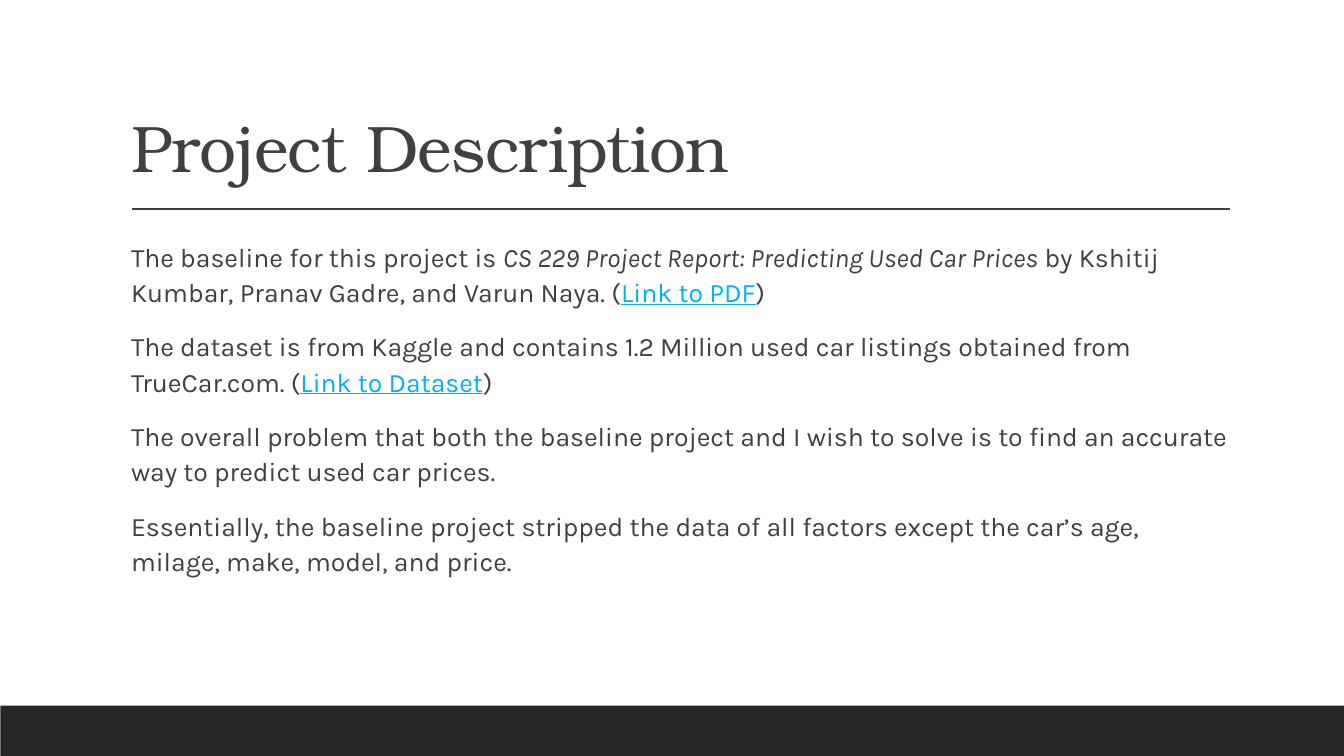
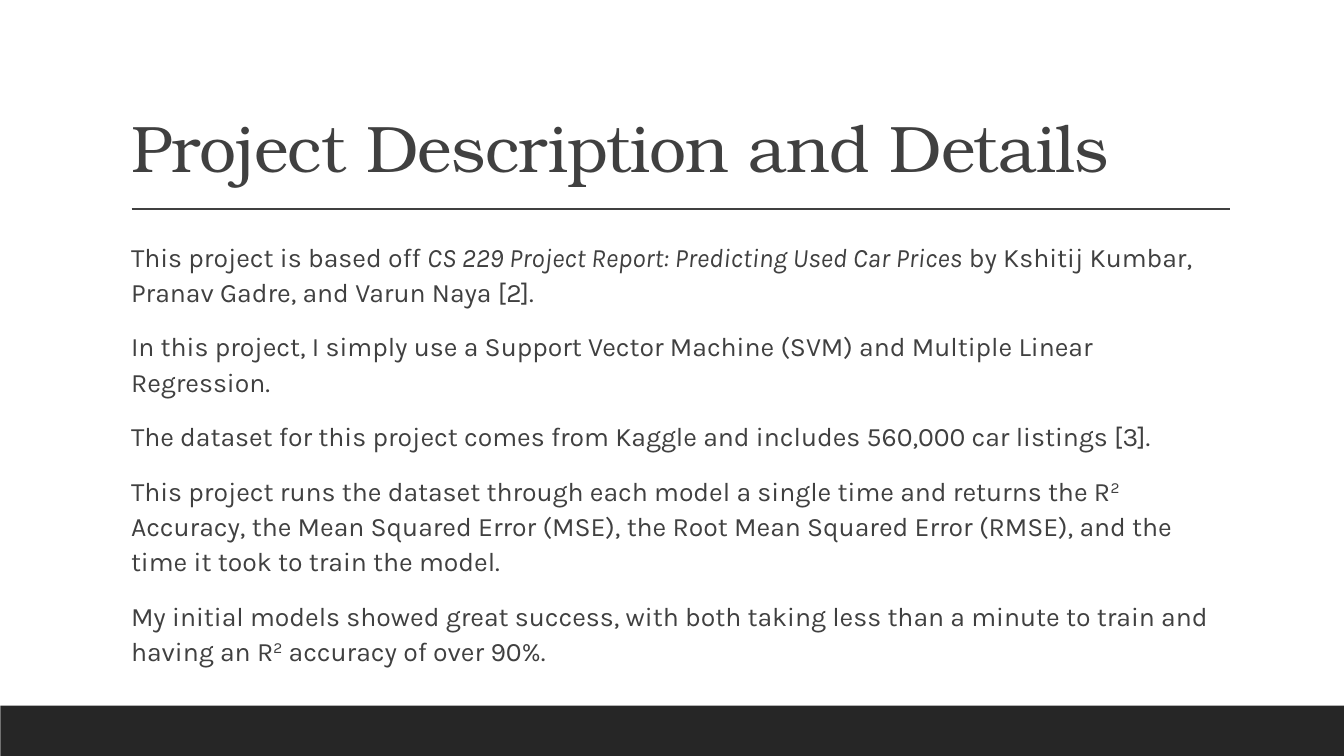
Before and after one commit to DesktopCoder1407/CS4267-MachineLearning, a slide deck: slide 4 of Project-Final Presentation-CS4267-Parker Smith.pptx (slide 5 before the commit). Drawn at 1344x756 pixels with LibreOffice and Linux fonts; fonts in the diff are those of the drawing. Boxes give left, top, right and bottom in pixels: in the first picture for what was removed or moved away, otherwise in the second. Text is boxed around its words. In the diff, an @@ line names an element or a change of style, - is before the commit and + after.

```diff
--- a/Project-Final Presentation-CS4267-Parker Smith.pptx
+++ b/Project-Final Presentation-CS4267-Parker Smith.pptx
@@ title at (x1=131, y1=125, x2=1109, y2=188): text changed @@
-Project Description
+Project Description and Details
@@ text at (x1=131, y1=248, x2=1207, y2=662): text changed @@
-  The baseline for this project is CS 229 Project Report: Predicting Used Car Prices by Kshitij Kumbar, Pranav Gadre, and Varun Naya. (Link to PDF)
-  The dataset is from Kaggle and contains 1.2 Million used car listings obtained from TrueCar.com. (Link to Dataset)
-  The overall problem that both the baseline project and I wish to solve is to find an accurate way to predict used car prices.
-  Essentially, the baseline project stripped the data of all factors except the car’s age, milage, make, model, and price.
+  This project is based off CS 229 Project Report: Predicting Used Car Prices by Kshitij Kumbar, Pranav Gadre, and Varun Naya [2].
+  In this project, I simply use a Support Vector Machine (SVM) and Multiple Linear Regression.
+  The dataset for this project comes from Kaggle and includes 560,000 car listings [3].
+  This project runs the dataset through each model a single time and returns the R2 Accuracy, the Mean Squared Error (MSE), the Root Mean Squared Error (RMSE), and the time it took to train the model.
+  My initial models showed great success, with both taking less than a minute to train and having an R2 accuracy of over 90%.
```
Also in this commit, not shown: 7 other slides changed, 4 slides added, 1 slide removed.
